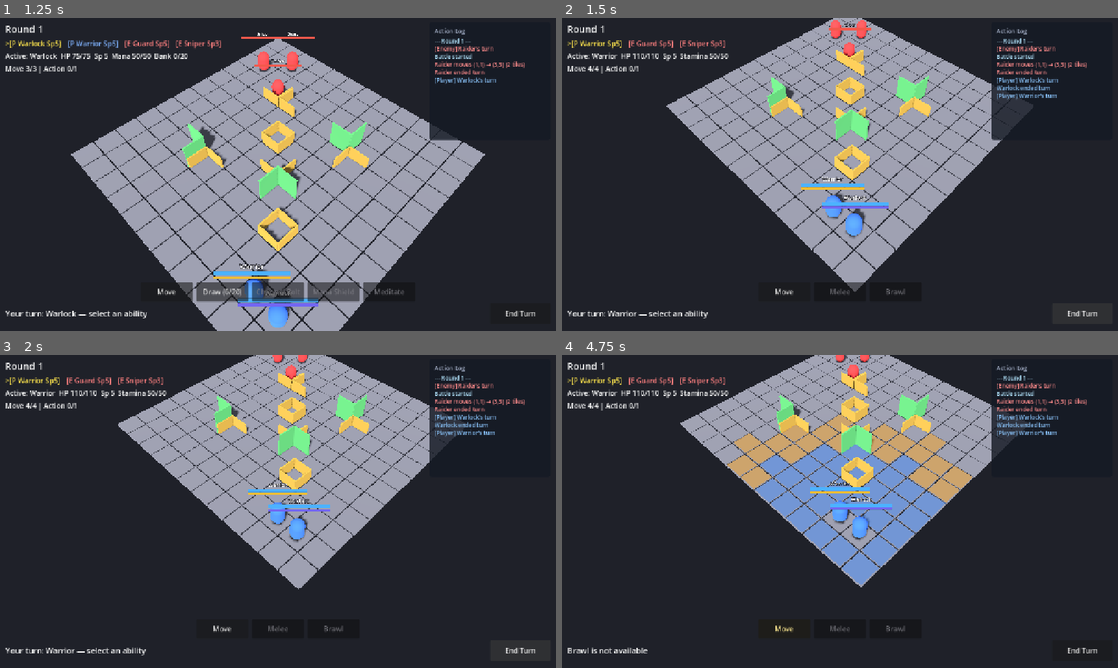
Above: before the commit, frames 1-4 (two rows, left to right).
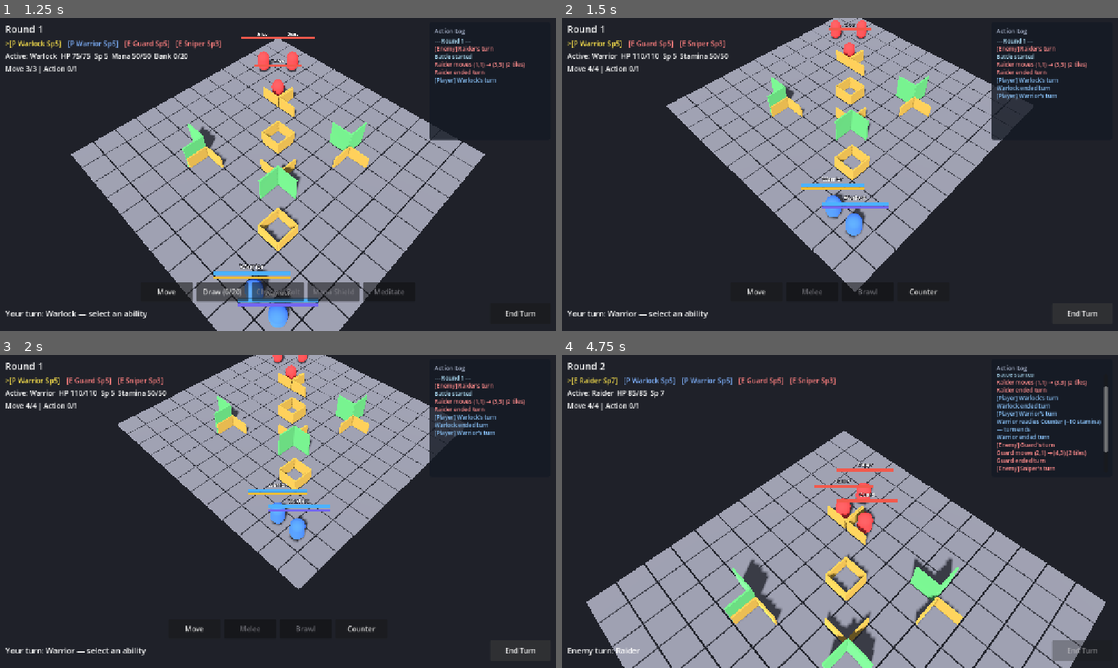
Above: after the commit, the same moments.

Repository: jabber484/battlechess-godot
Game: Godot game, scene res://scenes/battle/Battle.tscn
Same seed, same stepped clock (60 frames per second), same inputs: the game is played once before the commit and once after it.
Inputs (mouse positions are in pixels of both pictures, inside the frame that each line leads up to):
- Up to frame 1 (1.25 s): move the mouse to (400, 158) at 0.52 s; hold S (camera_pan_back) from 0.53 s (still down); click (400, 158) at 0.67 s
- Up to frame 2 (1.5 s): release S (camera_pan_back) at 1.25 s; click "End Turn" at 1.25 s
- Up to frame 3 (2 s): no input
- Up to frame 4 (4.75 s): click (923, 630) at 2 s, where only the run after the commit has a clickable "Counter"; click (784, 630) at 2.75 s, where only the run before the commit has a clickable "Move"; click (840, 630) at 3.5 s, where only the run before the commit has a clickable "Melee"; click (895, 630) at 4.25 s, where only the run before the commit has a clickable "Brawl"

Frame 1 is identical in both runs. In frame 2, 0.3% of the frame differs, in the area x 33-68%, y 86-89%; in frame 3, 0.3%; in frame 4, 61%, in the area x 1-99%, y 0-100%.

Commit message:
Add Warrior Counter ability and update related documentation
- Introduced the Warrior Counter ability, allowing Warriors to spend stamina to ready a parry that fully blocks the next adjacent hit and enables a riposte if the attacker remains in range.
- Updated ability documentation to reflect the new Counter mechanics, including its activation conditions and effects on gameplay.
- Revised related scripts to integrate the Counter ability into the combat system, ensuring proper functionality and user feedback during battles.
- Enhanced UI elements to display the status of the Counter ability, improving player awareness of tactical options during combat scenarios.

Diff:
--- a/scripts/abilities/ability_data.gd
+++ b/scripts/abilities/ability_data.gd
@@ -59,6 +59,19 @@
 	pass
 
 
+## Called after an attack against this owner fully resolves.
+## Useful for reactive effects that care about "was attacked" rather than raw damage mutation.
+func on_owner_attacked(
+	_owner: Unit,
+	_attacker: Unit,
+	_hit: bool,
+	_damage: int,
+	_hit_chance: int,
+	_combat_system,
+) -> void:
+	pass
+
+
 ## Called when this unit's turn begins (passives and per-turn ACTION state).
 func on_turn_started(_unit: Unit) -> void:
 	pass
--- /dev/null
+++ b/scripts/abilities/warrior_counter_ability_data.gd
@@ -0,0 +1,196 @@
+class_name WarriorCounterAbilityData
+extends AbilityData
+
+## Counter — spend stamina to ready a one-shot parry that ends the turn.
+##
+## Slot: ACTION / CostSlot.ACTION; self-cast (`activates_on_select`).
+## Cost: `stamina_cost` (default 10), then **immediately end the turn**.
+## While active: the next incoming hit from an attacker within Counter range is fully blocked.
+## After that block: if the offender is still in melee range, Warrior interrupt-attacks them.
+## Out-of-range hits do not consume Counter. Clears on block or at own turn start if unused.
+
+@export var stamina_cost: int = 10
+@export var melee_range: int = 1
+@export var range_metric: BattleEnums.RangeMetric = BattleEnums.RangeMetric.CHEBYSHEV
+
+var active: bool = false
+## Set when a melee hit is blocked; consumed by battle flow to fire the retaliatory swing.
+var _pending_retaliation_target: Unit = null
+
+
+func _init() -> void:
+	id = &"warrior_counter"
+	display_name = "Counter"
+	category = BattleEnums.AbilityCategory.ACTION
+	cost_slot = BattleEnums.CostSlot.ACTION
+
+
+func can_activate(unit: Unit, ctx: AbilityContext) -> bool:
+	if not super.can_activate(unit, ctx):
+		return false
+	if active:
+		return false
+	if unit == null or not unit.has_resource(BattleEnums.UnitResource.STAMINA):
+		return false
+	return unit.get_resource(BattleEnums.UnitResource.STAMINA) >= stamina_cost
+
+
+func get_target_tiles(unit: Unit, _ctx: AbilityContext) -> Array[Vector2i]:
+	var result: Array[Vector2i] = []
+	if unit == null:
+		return result
+	result.append(unit.grid_pos)
+	return result
+
+
+func is_valid_target(unit: Unit, target_pos: Vector2i, _ctx: AbilityContext) -> bool:
+	return unit != null and target_pos == unit.grid_pos
+
+
+func activates_on_select() -> bool:
+	return true
+
+
+func on_turn_started(unit: Unit) -> void:
+	if active:
+		_clear_counter(unit, "own_turn")
+	_pending_retaliation_target = null
+
+
+func on_incoming_damage(unit: Unit, context) -> void:
+	if not active or unit == null or context == null:
+		return
+	var attacker = context.attacker
+	if attacker == null or not (attacker is Unit):
+		return
+	var offender: Unit = attacker as Unit
+	if not _is_melee(unit, offender):
+		return
+	var blocked: int = int(context.final_damage)
+	context.final_damage = 0
+	active = false
+	_pending_retaliation_target = offender
+	unit.notify_status_fx_changed()
+	if blocked > 0:
+		unit.emit_ability_log(
+			"%s Counters — blocked %d damage" % [unit.display_name, blocked]
+		)
+	else:
+		unit.emit_ability_log("%s Counters" % unit.display_name)
+
+
+func build_execution(unit: Unit, target_pos: Vector2i, ctx: AbilityContext) -> Dictionary:
+	var empty := {
+		"commit": Callable(),
+		"present": Callable(),
+		"complete": Callable(),
+		"death_units": [],
+	}
+	if unit == null or not is_valid_target(unit, target_pos, ctx):
+		return empty
+
+	var cost := stamina_cost
+	var turn_manager := ctx.turn_manager
+
+	var execution := {
+		"commit": Callable(),
+		"present": Callable(),
+		"complete": Callable(),
+		"death_units": [],
+		"presentation": BattleEnums.Presentation.SELF_BUFF,
+	}
+	execution["commit"] = func() -> bool:
+		if active:
+			return false
+		if not unit.spend_resource(cost, BattleEnums.UnitResource.STAMINA):
+			return false
+		_raise_counter(unit)
+		return true
+	execution["complete"] = func() -> void:
+		if unit:
+			unit.emit_ability_log(
+				"%s readies Counter (−%d stamina) — turn ends" % [unit.display_name, cost]
+			)
+		if turn_manager:
+			turn_manager.call_deferred("finish_turn", unit)
+	return execution
+
+
+func is_counter_up() -> bool:
+	return active
+
+
+func get_status_text() -> String:
+	return "COUNTER" if active else ""
+
+
+func get_tooltip_text() -> String:
+	return (
+		"Spend %d stamina and end your turn. Fully block the next adjacent hit, "
+		+ "then strike back if the attacker is still adjacent."
+		% stamina_cost
+	)
+
+
+## Called by battle flow after the blocked attack resolves. Returns the offender to strike, or null.
+func take_pending_retaliation() -> Unit:
+	var target := _pending_retaliation_target
+	_pending_retaliation_target = null
+	return target
+
+
+func on_owner_attacked(
+	owner: Unit,
+	attacker: Unit,
+	hit: bool,
+	_damage: int,
+	_hit_chance: int,
+	combat_system,
+) -> void:
+	if not hit or owner == null or attacker == null or combat_system == null:
+		return
+	var offender := take_pending_retaliation()
+	if offender == null or offender != attacker:
+		return
+	if not owner.is_alive() or not offender.is_alive():
+		return
+	if not _is_melee(owner, offender):
+		return
+	combat_system.commit_attack(
+		owner,
+		offender,
+		0,
+		melee_range,
+		false,
+		false,
+		-1,
+		-1,
+		range_metric,
+	)
+
+
+func _raise_counter(unit: Unit) -> void:
+	active = true
+	_pending_retaliation_target = null
+	if unit:
+		unit.notify_status_fx_changed()
+
+
+func _clear_counter(unit: Unit = null, reason: String = "") -> void:
+	var was_active := active
+	active = false
+	_pending_retaliation_target = null
+	if not was_active:
+		return
+	if unit:
+		unit.notify_status_fx_changed()
+		if reason == "own_turn":
+			unit.emit_ability_log(
+				"%s's Counter fades (own turn began)" % unit.display_name
+			)
+
+
+func _is_melee(a: Unit, b: Unit) -> bool:
+	if a == null or b == null or not b.is_alive():
+		return false
+	return GridMath.is_within_range(a.grid_pos, b.grid_pos, float(melee_range), range_metric)
--- a/scripts/battle/battle_controller.gd
+++ b/scripts/battle/battle_controller.gd
@@ -183,6 +183,8 @@
 	_pending_attack_target = null
 	if attacker == turn_manager.active_unit:
 		battle_ui.set_active_unit(attacker)
+	if defender != null:
+		defender.notify_attacked(attacker, hit, damage, hit_chance, combat_system)
 
 
 func _on_battle_ended(result: BattleEnums.BattleResult) -> void:
@@ -377,6 +379,12 @@
 			var shield := unit.get_mana_shield()
 			if shield and shield.is_shield_up():
 				battle_ui.set_status("%s raised" % shield.get_shield_status_text())
+			else:
+				battle_ui.set_status("Select an ability, or End Turn")
+		elif ability.id == &"warrior_counter":
+			var counter = unit.get_warrior_counter()
+			if counter and counter.is_counter_up():
+				battle_ui.set_status("Counter ready — turn ended")
 			else:
 				battle_ui.set_status("Select an ability, or End Turn")
 		elif _selected_ability:
--- a/scripts/data/default_battle_setup.gd
+++ b/scripts/data/default_battle_setup.gd
@@ -8,6 +8,7 @@
 const WarriorMoveAbilityDataScript := preload("res://scripts/abilities/warrior_move_ability_data.gd")
 const WarriorBasicAttackAbilityDataScript := preload("res://scripts/abilities/warrior_basic_attack_ability_data.gd")
 const WarriorBrawlAbilityDataScript := preload("res://scripts/abilities/warrior_brawl_ability_data.gd")
+const WarriorCounterAbilityDataScript := preload("res://scripts/abilities/warrior_counter_ability_data.gd")
 const WarriorStaminaShieldAbilityDataScript := preload("res://scripts/abilities/warrior_stamina_shield_ability_data.gd")
 const WarriorStaminaRechargeAbilityDataScript := preload("res://scripts/abilities/warrior_stamina_recharge_ability_data.gd")
 const WarlockDrawManaAbilityDataScript := preload("res://scripts/abilities/warlock_draw_mana_ability_data.gd")
@@ -83,6 +84,7 @@
 	abilities.append(WarriorMoveAbilityDataScript.new())
 	abilities.append(WarriorBasicAttackAbilityDataScript.new())
 	abilities.append(WarriorBrawlAbilityDataScript.new())
+	abilities.append(WarriorCounterAbilityDataScript.new())
 	abilities.append(WarriorStaminaShieldAbilityDataScript.new())
 	abilities.append(WarriorStaminaRechargeAbilityDataScript.new())
 	stats.abilities = abilities
--- a/scripts/ui/battle_ui.gd
+++ b/scripts/ui/battle_ui.gd
@@ -1,5 +1,7 @@
 class_name BattleUI
 extends CanvasLayer
+
+const WarriorCounterAbilityDataScript := preload("res://scripts/abilities/warrior_counter_ability_data.gd")
 
 signal end_turn_pressed
 signal ability_selected(ability: AbilityData)
@@ -91,6 +93,10 @@
 	var shield := unit.get_mana_shield()
 	if shield and shield.is_shield_up():
 		parts.append(shield.get_shield_status_text())
+	else:
+		var counter = unit.get_warrior_counter()
+		if counter and counter.is_counter_up():
+			parts.append(counter.get_status_text())
 	flags_label.text = " | ".join(parts)
 
 
--- a/scripts/units/unit.gd
+++ b/scripts/units/unit.gd
@@ -3,6 +3,7 @@
 
 const _DamageContextRes = preload("res://scripts/data/damage_context.gd")
 const GridMathScript := preload("res://scripts/util/grid_math.gd")
+const WarriorCounterAbilityDataScript := preload("res://scripts/abilities/warrior_counter_ability_data.gd")
 
 signal died(unit: Unit)
 signal hp_changed(unit: Unit, current_hp: int, max_hp: int)
@@ -261,6 +262,19 @@
 		ability.on_foreign_turn_started(self, starting_unit)
 
 
+func notify_attacked(
+	attacker: Unit,
+	hit: bool,
+	damage_taken: int,
+	hit_chance: int,
+	combat_system,
+) -> void:
+	for ability in abilities:
+		if ability == null:
+			continue
+		ability.on_owner_attacked(self, attacker, hit, damage_taken, hit_chance, combat_system)
+
+
 func notify_status_fx_changed() -> void:
 	status_fx_changed.emit(self)
 
@@ -275,6 +289,13 @@
 	for ability in abilities:
 		if ability is WarlockManaShieldAbilityData:
 			return ability as WarlockManaShieldAbilityData
+	return null
+
+
+func get_warrior_counter() -> WarriorCounterAbilityDataScript:
+	for ability in abilities:
+		if ability is WarriorCounterAbilityDataScript:
+			return ability as WarriorCounterAbilityDataScript
 	return null
 
 
--- a/scripts/units/unit_hud.gd
+++ b/scripts/units/unit_hud.gd
@@ -2,6 +2,7 @@
 extends Node3D
 
 const DamageFloatScene := preload("res://scenes/unit/DamageFloat.tscn")
+const WarriorCounterAbilityDataScript := preload("res://scripts/abilities/warrior_counter_ability_data.gd")
 
 @onready var _viewport: SubViewport = $SubViewport
 @onready var _sprite: Sprite3D = $Sprite3D
@@ -94,11 +95,18 @@
 	if _unit == null:
 		_shield_label.visible = false
 		return
+	var text := ""
 	var shield := _unit.get_mana_shield()
-	if shield == null or not shield.is_shield_up():
+	if shield != null and shield.is_shield_up():
+		text = shield.get_shield_status_text()
+	else:
+		var counter = _unit.get_warrior_counter()
+		if counter != null and counter.is_counter_up():
+			text = counter.get_status_text()
+	if text.is_empty():
 		_shield_label.visible = false
 		return
-	_shield_label.text = shield.get_shield_status_text()
+	_shield_label.text = text
 	_shield_label.visible = true
 
 
Not shown, added: scripts/abilities/warrior_counter_ability_data.gd.uid
Not shown, changed: .cursor/rules/abilities.mdc
Not shown, changed: docs/warrior.md
